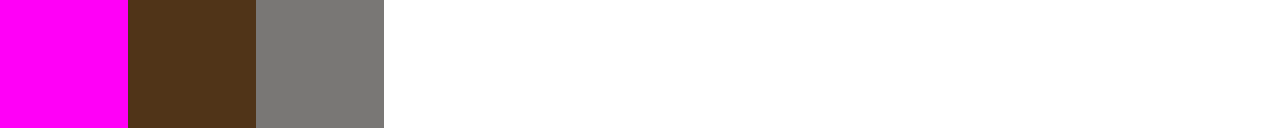
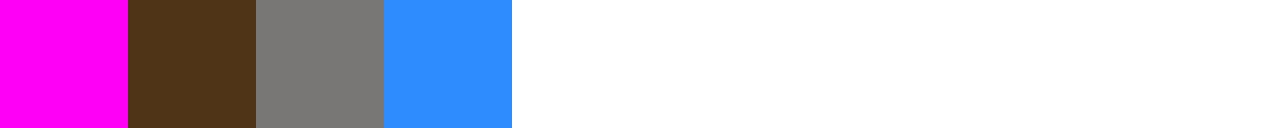
The second 1280×128 image is a revision of the first. Changes to its layers:
painted on "Layer 2" over [384, 0, 512, 128]
